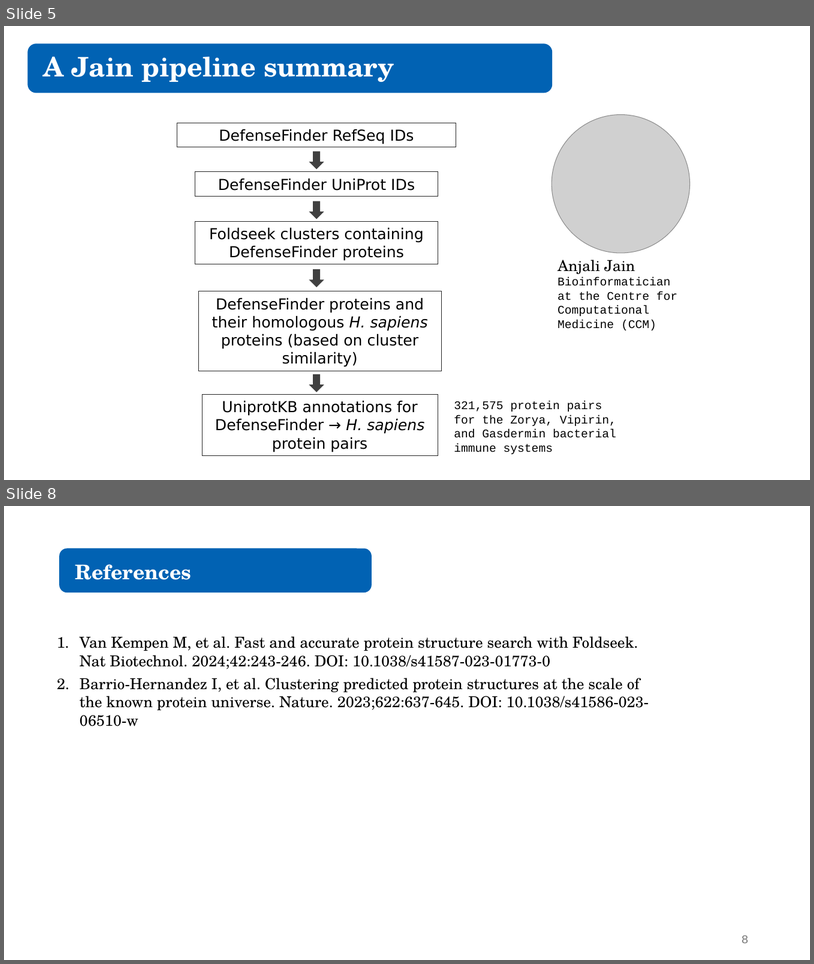
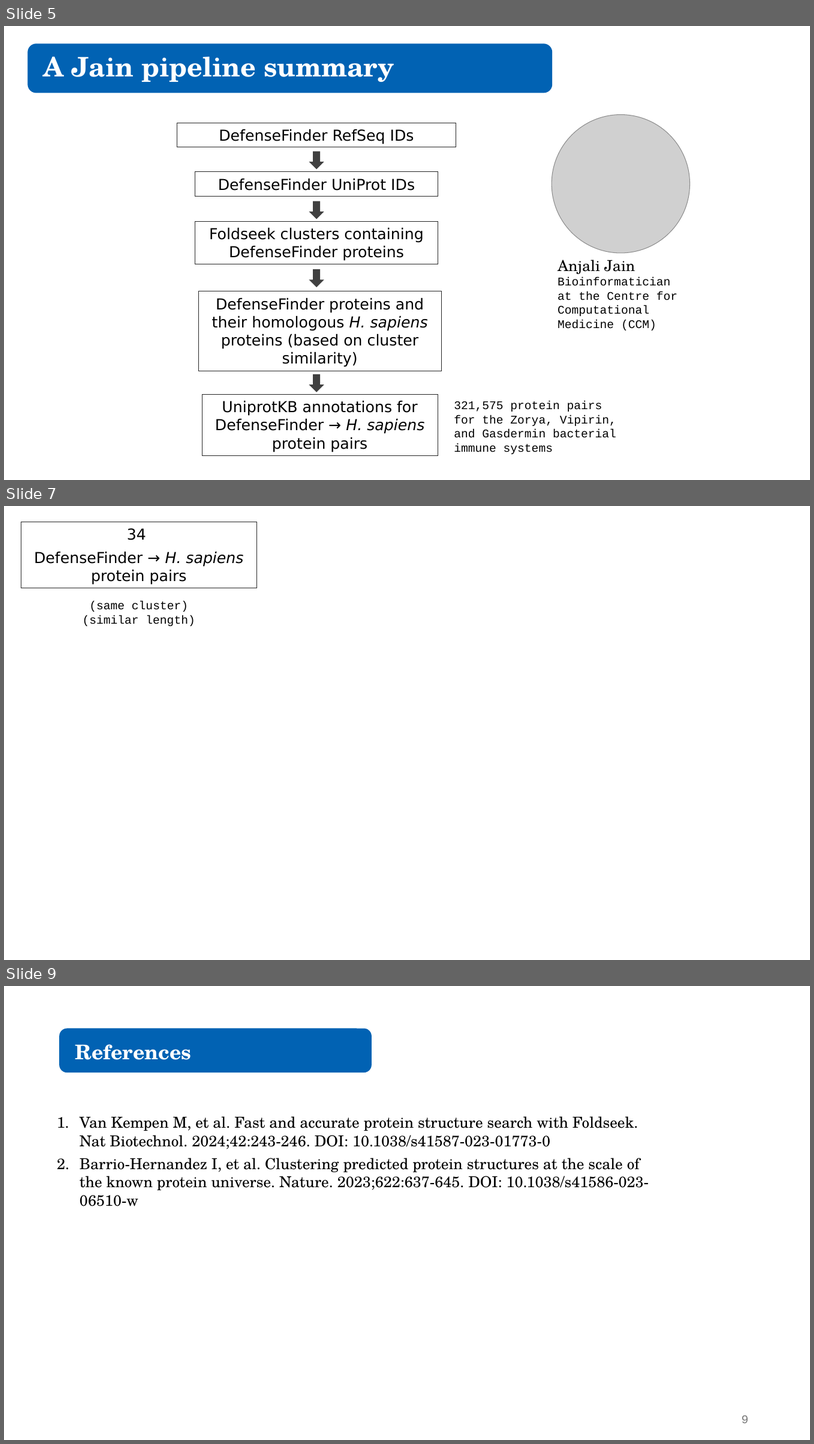
Before and after one commit to juliandeanmoran/BISSH, a slide deck: vis/reports/2026-02-18_projectUpdate_1.pptx. Shown one above the other, each under a label of ours: slides 5 and 8 before the commit, slides 5, 7 and 9 after it; the slides between them are not shown. The pictures are 814x964 and 814x1444 pixels, drawn with LibreOffice and Linux fonts; fonts in the diff are those of the drawing; grey boxes stand for pictures. Boxes give left, top, right and bottom in pixels: in the first picture for what was removed or moved away, otherwise in the second. Text is boxed around its words. In the diff, an @@ line names an element or a change of style, - is before the commit and + after.

```diff
--- a/vis/reports/2026-02-18_projectUpdate_1.pptx
+++ b/vis/reports/2026-02-18_projectUpdate_1.pptx
@@ slide 7 added at bbox=[4, 506, 810, 960], background #FFFFFF @@
@@ rectangle added at bbox=[21, 522, 257, 588], outline #262626 0.75 pt, 18 pt, text #000000 @@
+34
+DefenseFinder → H. sapiens protein pairs
@@ text added at bbox=[83, 601, 195, 626], 14 pt, text #000000 @@
+(same cluster)
+(similar length)
@@ what was slide 8 is now slide 9 @@
@@ page number at bbox=[742, 1415, 749, 1423]: text changed @@
-8
+9
```
Also in this commit, not shown: 1 slide changed, 1 other slide added, 1 slide removed, 1 other file.
